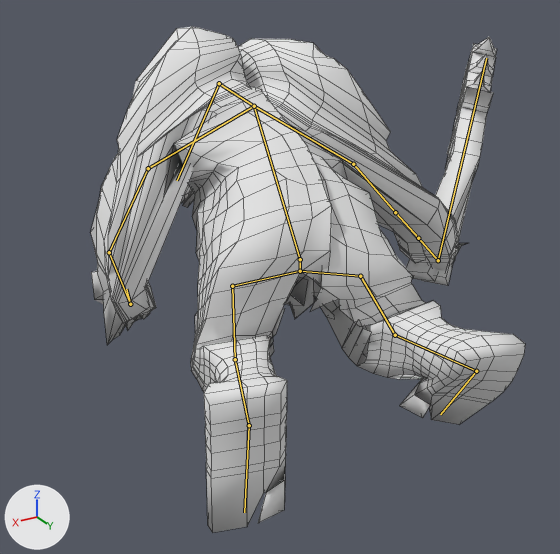
Renders of the Blender file Project/design/Assets/Troll/animations/troll_dead.blend from each side of a commit.
Both versions are drawn from a 50 mm lens placed at (2.46, 4.03, 1.78), pointed at (-0.75, -1.31, -0.9). The lights are fixed; the arrows at lower left show +X, +Y and +Z. Both versions are drawn at frame 29 of the action 'walk'; the numbers are the values there. The bones that bend it are drawn over the model as lines. Mesh edges are drawn as thin lines.
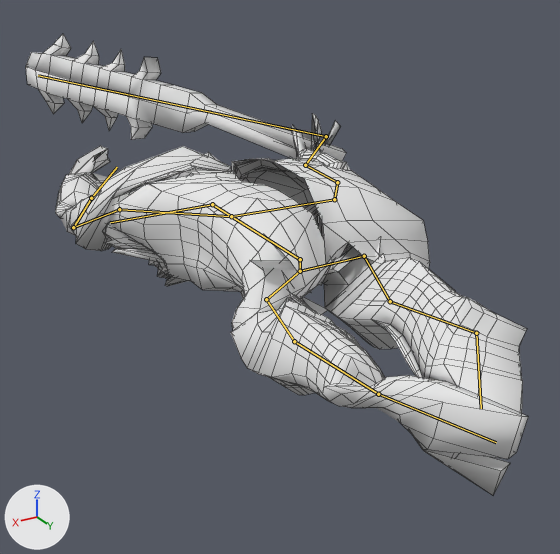
Where the change shows, as pixel boxes [x1, y1, x2, y2] in the pictures (560 x 554 px):
'Cube.001', posed (16% wider, 9% shorter): before [91, 27, 525, 533]; after [26, 34, 528, 495]
bone 'Bone.003', root to tip: before (300, 259) to (254, 106); after (300, 259) to (231, 216)
bone 'Bone.004', root to tip: before (254, 106) to (219, 83); after (231, 216) to (212, 204)
bone 'Bone.005', root to tip: before (219, 83) to (177, 180); after (212, 204) to (110, 222)
bone 'Bone.006', root to tip: before (254, 106) to (148, 168); after (231, 216) to (119, 209)
bone 'Bone.014', root to tip: before (148, 168) to (109, 252); after (119, 209) to (73, 227)
bone 'Bone.015', root to tip: before (109, 252) to (130, 304); after (73, 227) to (91, 198)
bone 'Bone.016', root to tip: before (130, 304) to (126, 289); after (91, 198) to (117, 167)
bone 'Bone.007', root to tip: before (254, 106) to (353, 164); after (231, 216) to (334, 199)
bone 'Bone.017', root to tip: before (353, 164) to (395, 212); after (334, 199) to (337, 182)
bone 'Bone.018', root to tip: before (395, 212) to (418, 238); after (337, 182) to (305, 165)
bone 'Bone.019', root to tip: before (418, 238) to (438, 260); after (305, 165) to (326, 136)
bone 'Bone.020', root to tip: before (438, 260) to (486, 58); after (326, 136) to (38, 75)
bone 'Bone.001', root to tip: before (300, 271) to (232, 286); after (300, 271) to (266, 299)
bone 'Bone.009', root to tip: before (232, 286) to (235, 359); after (266, 299) to (294, 341)
bone 'Bone.012', root to tip: before (235, 359) to (249, 425); after (294, 341) to (378, 394)
bone 'Bone.013', root to tip: before (249, 425) to (244, 512); after (378, 394) to (496, 442)
bone 'Bone.002', root to tip: before (300, 271) to (360, 276); after (300, 271) to (364, 256)
bone 'Bone.008', root to tip: before (360, 276) to (395, 335); after (364, 256) to (390, 301)
bone 'Bone.010', root to tip: before (395, 335) to (476, 371); after (390, 301) to (476, 333)
bone 'Bone.011', root to tip: before (476, 371) to (440, 414); after (476, 333) to (481, 408)

The change in detail:
Bone 'Bone.003' (bone_bone_003) turns from (50, 5, 10) to (99, -2, 2) degrees about its own x, y and z.
Bone 'Bone.004' (bone_bone_004) turns from (0, 0, 0) to (-36, 1, -2) degrees about its own x, y and z.
Bone 'Bone.005' (bone_bone_005) turns from (-2, -2, 8) to (-8, -43, 97) degrees about its own x, y and z.
Bone 'Bone.006' (bone_bone_006) turns from (-7, -16, -41) to (22, -33, -13) degrees about its own x, y and z.
Bone 'Bone.014' (bone_bone_014) turns from (-48, -46, 29) to (-63, -122, 3) degrees about its own x, y and z.
Bone 'Bone.015' (bone_bone_015) turns from (-39, 10, -9) to (-115, -61, 69) degrees about its own x, y and z.
Bone 'Bone.016' (bone_bone_016) turns from (0, 0, 0) to (-12, 33, 71) degrees about its own x, y and z.
Bone 'Bone.007' (bone_bone_007) turns from (-35, 50, -21) to (0, 0, 0) degrees about its own x, y and z.
Bone 'Bone.017' (bone_bone_017) turns from (-12, -24, 16) to (-70, -178, -10) degrees about its own x, y and z.
Bone 'Bone.018' (bone_bone_018) turns from (11, -3, -26) to (-32, 15, -4) degrees about its own x, y and z.
Bone 'Bone.019' (bone_bone_019) turns from (-8, 8, 6) to (110, -16, -103) degrees about its own x, y and z.
Bone 'Bone.020' (bone_bone_020) turns from (12, 48, 39) to (65, -23, 3) degrees about its own x, y and z.
Bone 'Bone.001' (bone_bone_001) turns from (-9, 42, -12) to (4, -20, 36) degrees about its own x, y and z.
Bone 'Bone.009' (bone_bone_009) turns from (-8, 3, -11) to (105, -4, 91) degrees about its own x, y and z.
Bone 'Bone.012' (bone_bone_012) turns from (28, 17, -35) to (6, 17, 21) degrees about its own x, y and z.
Bone 'Bone.013' (bone_bone_013) turns from (8, 1, 4) to (140, -6, -109) degrees about its own x, y and z.
Bone 'Bone.002' (bone_bone_002) turns from (-13, 8, -18) to (8, -36, -23) degrees about its own x, y and z.
Bone 'Bone.008' (bone_bone_008) turns from (60, -4, -1) to (46, -41, -56) degrees about its own x, y and z.
Bone 'Bone.010' (bone_bone_010) turns from (12, -8, 30) to (11, 4, 10) degrees about its own x, y and z.
Bone 'Bone.011' (bone_bone_011) turns from (32, 29, 21) to (-82, 32, -29) degrees about its own x, y and z.
